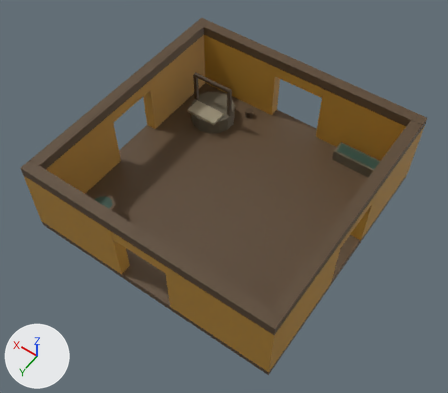
Before and after pictures for a commit that changed the FBX model Assets/_Project/Art/Models/Castle/BronzeAge/BronzeCistern.fbx.
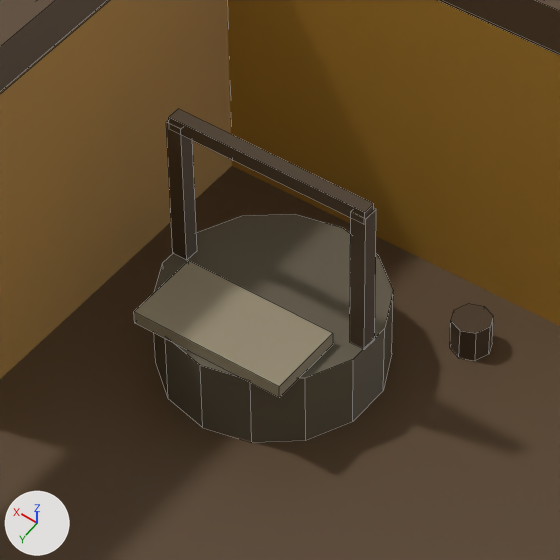
Each version appears first whole from a camera (50 mm lens) standing at (-9.97, 14.44, 22.71) and looking at (-0.24, 0.83, 1.31), and next in a close-up on the part from 36% to 59% of the width and 13% to 39% of the height. The lights are fixed; the arrows at lower left show +X, +Y and +Z. The first two pictures are the older version. The close-ups show mesh edges as thin lines.

The older version as bpy lines, for what is in view:
```python
me_bronzecisternmesh = bpy.data.meshes.new('BronzeCisternMesh')
me_bronzecisternmesh.from_pydata(...)  # 524 vertices, 392 faces; spans x -6.01..6.01, y -6.01..6.01, z -0.01..3.91
# faces by material slot: [186, 72, 22, 36, 6, 58, 12]
me_bronzecisternmesh.materials.append(mat_bronzecistern_leather)  # picture img_plunderspellpalette_png
me_bronzecisternmesh.materials.append(mat_bronzecistern_bronze)  # picture img_plunderspellpalette_png
me_bronzecisternmesh.materials.append(mat_bronzecistern_vellum_faint)  # picture img_plunderspellpalette_png
me_bronzecisternmesh.materials.append(mat_bronzecistern_verdigris_lo)  # picture img_plunderspellpalette_png
me_bronzecisternmesh.materials.append(mat_bronzecistern_vellum_dim)  # picture img_plunderspellpalette_png
me_bronzecisternmesh.materials.append(mat_bronzecistern_oak)  # picture img_plunderspellpalette_png
me_bronzecisternmesh.materials.append(mat_bronzecistern_vellum)  # picture img_plunderspellpalette_png
ob_bronzecistern = bpy.data.objects.new('BronzeCistern', me_bronzecisternmesh)
ob_bronzecistern.location = (0.0, 0.0, 0.0)
```
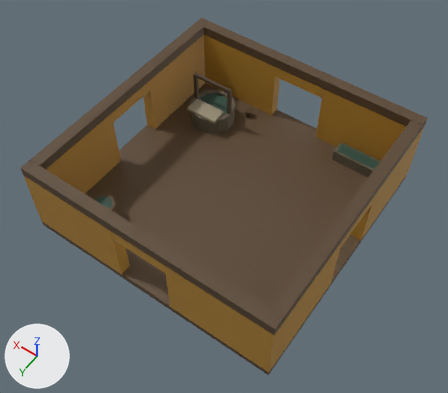
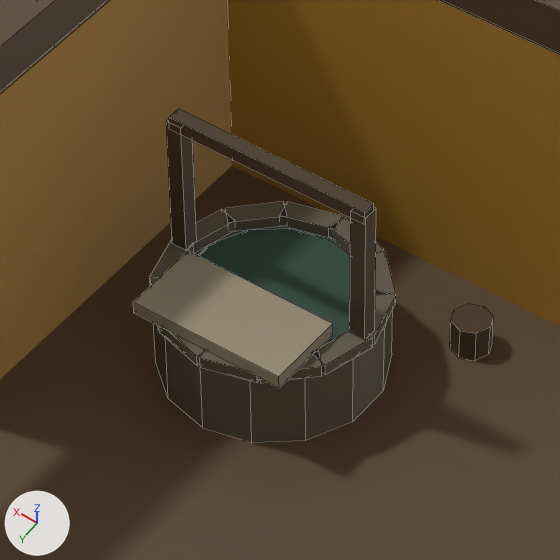
Edits to the scene script, one JSON object a line:
```json
{"block": "me_bronzecisternmesh", "where": "# used by ob_bronzecistern; location = (0.0, 0.0, 0.0)"}
{"op": "remove", "block": "me_bronzecisternmesh", "code": "me_bronzecisternmesh.from_pydata(...)  # 524 vertices, 392 faces; spans x -6.01..6.01, y -6.01..6.01, z -0.01..3.91"}
{"op": "add", "block": "me_bronzecisternmesh", "code": "me_bronzecisternmesh.from_pydata(...)  # 620 vertices, 464 faces; spans x -6.01..6.01, y -6.01..6.01, z -0.01..3.91"}
{"block": "me_bronzecisternmesh", "change": "me_bronzecisternmesh part 1: a new loose piece, a 14-sided cylinder along z spanning x 2.742..4.458, y -4.48..-2.72, z 1.1..1.12, in mat_bronzecistern_verdigris_lo (picture img_plunderspellpalette_png)"}
{"block": "me_bronzecisternmesh", "change": "me_bronzecisternmesh part 2: the loose piece of 8 vertices spanning x 2.79..4.41, y -3.41..-2.59, z 1.09..1.23 is moved by (0.0, 0.0, 0.12)"}
{"block": "me_bronzecisternmesh", "change": "me_bronzecisternmesh part 3: a new loose piece, a box spanning x 2.52..2.68, y -3.68..-3.52, z 1.21..2.67, in mat_bronzecistern_oak (picture img_plunderspellpalette_png)"}
{"block": "me_bronzecisternmesh", "change": "me_bronzecisternmesh part 4: a new loose piece, a box spanning x 4.52..4.68, y -3.68..-3.52, z 1.21..2.67, in mat_bronzecistern_oak (picture img_plunderspellpalette_png)"}
{"block": "me_bronzecisternmesh", "change": "me_bronzecisternmesh part 5"}
{"block": "me_bronzecisternmesh", "change": "44 vertices are removed from x 2.52..4.68, y -4.45..-2.75, z 1.01..2.66"}
{"block": "me_bronzecisternmesh", "change": "28 faces are deleted"}
{"block": "me_bronzecisternmesh", "change": "48 vertices are added at x 2.48..4.72, y -4.72..-2.48, z 1.1"}
{"block": "me_bronzecisternmesh", "change": "48 new vertices lie (0.0, 0.0, 0.12) away from vertices in x 2.48..4.72, y -4.72..-2.48, z 1.1"}
{"block": "me_bronzecisternmesh", "change": "72 new faces join them, mat_bronzecistern_vellum_faint (picture img_plunderspellpalette_png)"}
```

Pixel boxes [x1, y1, x2, y2] of what changed, in the close-ups (560 x 560 px; the box of a moved part takes in the faces that stretch with it):
```json
{"part": 1, "of": "me_bronzecisternmesh", "change": "added", "after": [198, 228, 350, 347], "on screen": "green"}
{"part": 2, "of": "me_bronzecisternmesh", "change": "moved or reshaped", "before": [134, 261, 333, 397], "after": [133, 251, 333, 388]}
{"part": 3, "of": "me_bronzecisternmesh", "change": "added", "after": [350, 207, 376, 339], "on screen": "brown"}
{"part": 4, "of": "me_bronzecisternmesh", "change": "added", "after": [166, 119, 197, 250]}
{"part": 5, "of": "me_bronzecisternmesh", "change": "built on", "before": [166, 120, 376, 350], "after": [150, 202, 396, 383]}
```
